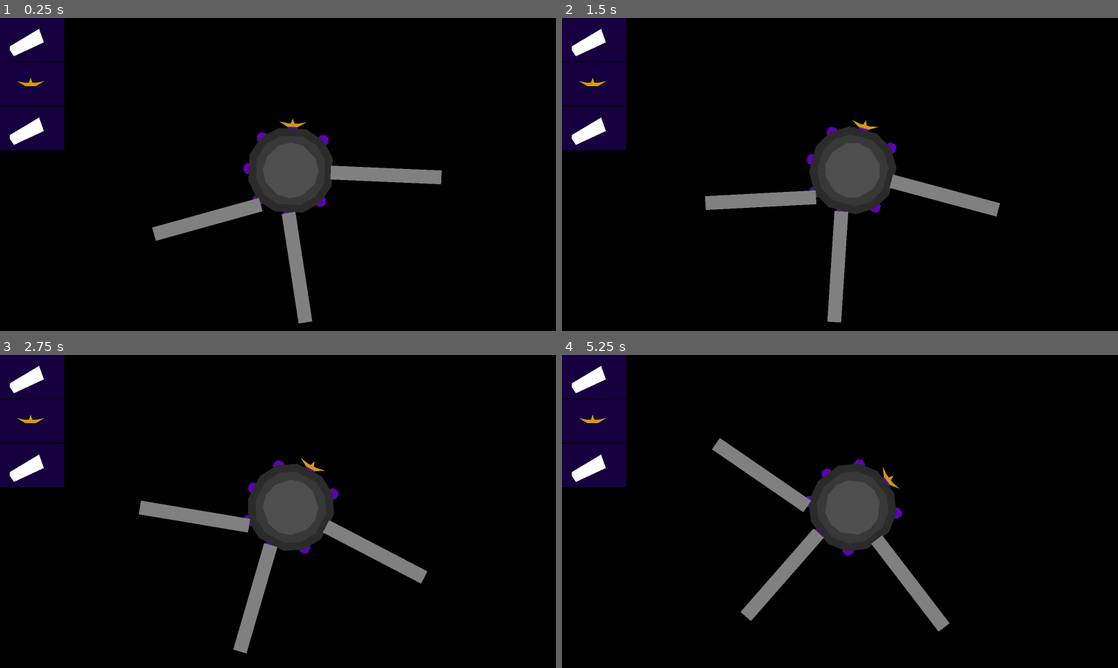
Above: before the commit, frames 1-4 (two rows, left to right).
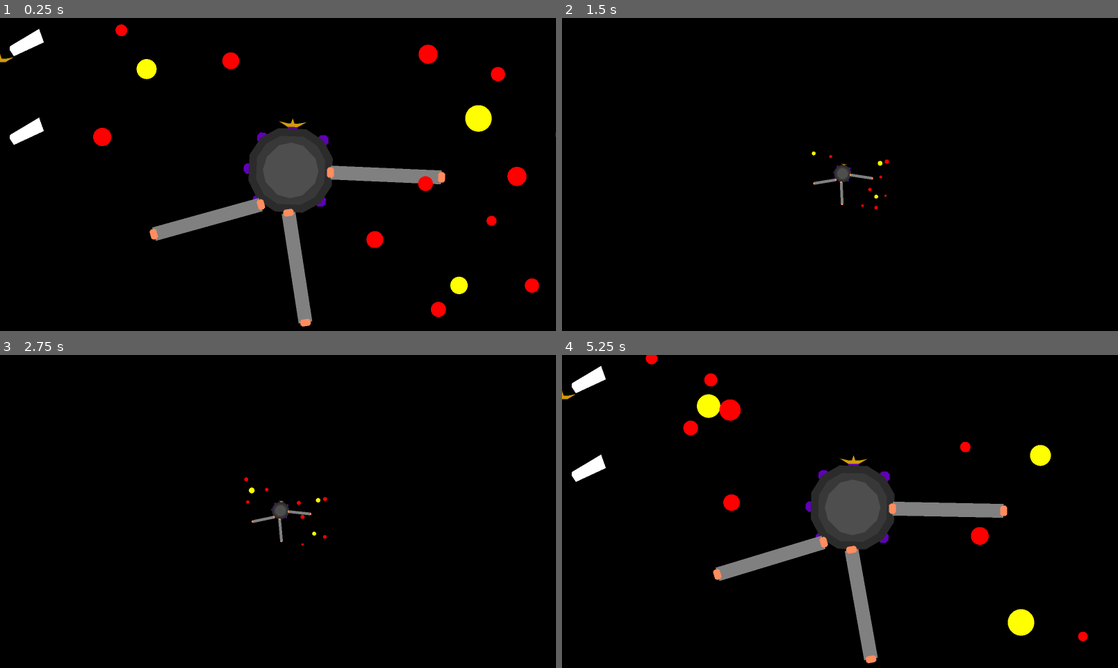
Above: after the commit, the same moments.

Repository: opensourceame/tins-2026
Game: Godot game, scene res://main.tscn
Two runs of this game, one before a commit and one after it. Both use one fixed random seed, a clock stepped at 60 frames per second and the inputs below.
Inputs (mouse positions are in pixels of both pictures, inside the frame that each line leads up to):
- Up to frame 1 (0.25 s): no input
- Up to frame 2 (1.5 s): tap Enter at 0.5 s; move the mouse to (962, 158) at 0.52 s; tap R at 0.6 s; click (962, 158) at 0.67 s; tap Z at 0.8 s; drag from (728, 190) to (862, 130) at 1.27 s
- Up to frame 3 (2.75 s): move the mouse to (333, 442) at 2.02 s; tap R at 2.1 s; click (333, 442) at 2.17 s; tap Z at 2.3 s
- Up to frame 4 (5.25 s): drag from (812, 574) to (817, 486) at 2.77 s; move the mouse to (1006, 558) at 3.52 s; tap R at 3.6, 5.1 s; click (1006, 558) at 3.67 s; tap Z at 3.8 s; drag from (673, 464) to (823, 536) at 4.27 s; move the mouse to (867, 511) at 5.02 s; click (867, 511) at 5.17 s

The runs differ from the first frame. In frame 1, 6.6% of the frame differs, in the area x 0-100%, y 0-99%; in frame 2, 11%; in frame 3, 11%; in frame 4, 12%, in the area x 0-95%, y 0-99%.

Commit message:
working on planets

Diff:
--- /dev/null
+++ b/habitat.gd
@@ -0,0 +1,67 @@
+class_name Habitat
+extends Node2D
+
+const SNAP_DISTANCE: float = 48.0
+
+@onready var drag_handle_left: Area2D = $DragHandleLeft
+@onready var drag_handle_right: Area2D = $DragHandleRight
+
+var dragging: bool = false
+var active_handle_is_left: bool = false
+
+func _ready():
+    drag_handle_left.input_event.connect(_on_handle_input.bind(true))
+    drag_handle_right.input_event.connect(_on_handle_input.bind(false))
+
+func _on_handle_input(viewport: Node, event: InputEvent, shape_idx: int, is_left: bool):
+    if event is InputEventMouseButton and event.button_index == MOUSE_BUTTON_LEFT:
+        if event.pressed:
+            dragging = true
+            active_handle_is_left = is_left
+        elif dragging:
+            dragging = false
+            try_snap()
+
+func _input(event: InputEvent):
+    if dragging and event is InputEventMouseMotion:
+        var mouse_global = get_global_mouse_position()
+        var angle_to_mouse = (mouse_global - global_position).angle()
+        if active_handle_is_left:
+            rotation = angle_to_mouse - PI
+        else:
+            rotation = angle_to_mouse
+
+func try_snap():
+    var handle_pos = _get_active_handle_global_position()
+    var anchors = _get_anchors()
+    if anchors.is_empty():
+        return
+
+    var best_anchor = null
+    var best_dist = SNAP_DISTANCE
+
+    for anchor in anchors:
+        var d = handle_pos.distance_to(anchor.global_position)
+        if d < best_dist:
+            best_dist = d
+            best_anchor = anchor
+
+    if best_anchor:
+        var angle_to_anchor = (best_anchor.global_position - global_position).angle()
+        if active_handle_is_left:
+            rotation = angle_to_anchor - PI
+        else:
+            rotation = angle_to_anchor
+
+func _get_active_handle_global_position() -> Vector2:
+    var offset = Vector2(-480.0, 0.0) if active_handle_is_left else Vector2(480.0, 0.0)
+    return global_position + offset.rotated(rotation)
+
+func _get_anchors() -> Array:
+    var parent = get_parent()
+    if not parent:
+        return []
+    var anchors_node = parent.get_node_or_null("Anchors")
+    if not anchors_node:
+        return []
+    return anchors_node.get_children()
--- a/habitat.tscn
+++ b/habitat.tscn
@@ -1,9 +1,12 @@
 [gd_scene format=3 uid="uid://cuurv4iclj7d"]
+
+[ext_resource type="Script" path="res://habitat.gd" id="1_dtqah"]
 
 [sub_resource type="RectangleShape2D" id="RectangleShape2D_15mlb"]
 size = Vector2(64, 128)
 
 [node name="Habitat" type="Node2D" unique_id=1005623594]
+script = ExtResource("1_dtqah")
 scale = Vector2(0.49815243, 0.49815243)
 
 [node name="LivingTube" type="Polygon2D" parent="." unique_id=1545004563]
@@ -16,8 +19,17 @@
 position = Vector2(-480, 0)
 shape = SubResource("RectangleShape2D_15mlb")
 
+[node name="Attach" type="Polygon2D" parent="DragHandleLeft" unique_id=1312461050]
+color = Color(1, 0.5558862, 0.3762919, 1)
+polygon = PackedVector2Array(-546.0176, -32.118683, -529.95825, -48.178024, -497.8396, -48.178024, -481.78024, -32.118683, -481.78024, 32.118683, -497.8396, 48.178024, -529.95825, 48.178024, -546.0176, 32.118683)
+
 [node name="DragHandleRight" type="Area2D" parent="." unique_id=653274782]
 
 [node name="CollisionShape2D" type="CollisionShape2D" parent="DragHandleRight" unique_id=1766758699]
 position = Vector2(480, 0)
 shape = SubResource("RectangleShape2D_15mlb")
+
+[node name="Attach" type="Polygon2D" parent="DragHandleRight" unique_id=1964314421]
+position = Vector2(1027.7979, 0)
+color = Color(1, 0.5558862, 0.3762919, 1)
+polygon = PackedVector2Array(-546.0176, -32.118683, -529.95825, -48.178024, -497.8396, -48.178024, -481.78024, -32.118683, -481.78024, 32.118683, -497.8396, 48.178024, -529.95825, 48.178024, -546.0176, 32.118683)
--- a/hud.tscn
+++ b/hud.tscn
@@ -33,16 +33,7 @@
 [node name="PlaceItem4" parent="Container/VBoxContainer" unique_id=645623417 instance=ExtResource("1_64ctp")]
 layout_mode = 2
 
-[node name="CenterContainer" type="CenterContainer" parent="Container/VBoxContainer/PlaceItem4" unique_id=950564779]
-layout_mode = 1
-anchors_preset = 15
-anchor_right = 1.0
-anchor_bottom = 1.0
-grow_horizontal = 2
-grow_vertical = 2
-
-[node name="DetectorDish" parent="Container/VBoxContainer/PlaceItem4/CenterContainer" unique_id=1305556712 instance=ExtResource("1_37p78")]
-position = Vector2(141, 110)
+[node name="DetectorDish" parent="Container/VBoxContainer/PlaceItem4" unique_id=1305556712 instance=ExtResource("1_37p78")]
 
 [node name="PlaceItem5" parent="Container/VBoxContainer" unique_id=1201600971 instance=ExtResource("1_64ctp")]
 layout_mode = 2
--- a/hud/place_item.tscn
+++ b/hud/place_item.tscn
@@ -1,15 +1,10 @@
 [gd_scene format=3 uid="uid://cvdw12drwoc02"]
 
-[node name="PlaceItem" type="Control" unique_id=75211346]
+[node name="PlaceItem" type="CenterContainer" unique_id=1553372442]
 custom_minimum_size = Vector2(200, 200)
-layout_mode = 3
-anchors_preset = 0
+offset_right = 200.0
+offset_bottom = 200.0
 
 [node name="ColorRect" type="ColorRect" parent="." unique_id=675083117]
-layout_mode = 1
-anchors_preset = 15
-anchor_right = 1.0
-anchor_bottom = 1.0
-grow_horizontal = 2
-grow_vertical = 2
+layout_mode = 2
 color = Color(0.08974079, 0.000106393025, 0.25213423, 1)
--- a/main.gd
+++ b/main.gd
@@ -4,7 +4,7 @@
 @onready var world: CanvasLayer = $World
 @onready var hud: CanvasLayer = $HUD
 
-const ZOOM_OUT_SCALE: float = 0.1
+const ZOOM_OUT_SCALE: float = 0.2
 const ZOOM_TIME: float = 0.3
 
 var zoomed_out: bool = false
@@ -17,16 +17,19 @@
     center = get_viewport().get_visible_rect().size * 0.5
 
 func _input(event: InputEvent):
-    if event is InputEventKey and event.keycode == KEY_Z and event.pressed != zoomed_out:
-        zoomed_out = event.pressed
-        if tween and tween.is_valid():
-            tween.kill()
-        tween = create_tween()
-        tween.set_parallel(true)
-        var s = ZOOM_OUT_SCALE if zoomed_out else 1.0
-        tween.tween_property(world, "scale", Vector2(s, s), ZOOM_TIME)
-        tween.tween_property(world, "offset", center * (1.0 - s), ZOOM_TIME)
-        tween.tween_callback(toggle_hud)
+    if event is InputEventKey and event.pressed:
+        if event.keycode == KEY_R:
+            get_tree().reload_current_scene()
+        if event.keycode == KEY_Z:
+            zoomed_out = not zoomed_out
+            if tween and tween.is_valid():
+                tween.kill()
+            tween = create_tween()
+            tween.set_parallel(true)
+            var s = ZOOM_OUT_SCALE if zoomed_out else 1.0
+            tween.tween_property(world, "scale", Vector2(s, s), ZOOM_TIME)
+            tween.tween_property(world, "offset", center * (1.0 - s), ZOOM_TIME)
+            tween.tween_callback(toggle_hud)
 
 
 func toggle_hud():
--- a/main.tscn
+++ b/main.tscn
@@ -17,25 +17,28 @@
 
 [node name="Habitat" parent="World/Spica" unique_id=1005623594 instance=ExtResource("3_h2yge")]
 position = Vector2(440, 2)
+script = null
 
 [node name="Habitat2" parent="World/Spica" unique_id=1203981135 instance=ExtResource("3_h2yge")]
 position = Vector2(49, 446)
 rotation = 1.3736713
+script = null
 
 [node name="Habitat3" parent="World/Spica" unique_id=408869750 instance=ExtResource("3_h2yge")]
 position = Vector2(-373, 242)
 rotation = -0.31415927
+script = null
 
 [node name="SolarSystem" parent="World" unique_id=210242942 instance=ExtResource("4_lquwl")]
-position = Vector2(-451, -367)
+position = Vector2(675, 235)
 
 [node name="SolarSystem2" parent="World" unique_id=1570619885 instance=ExtResource("4_lquwl")]
-position = Vector2(1890, -616)
+position = Vector2(2203, 462)
 
 [node name="SolarSystem3" parent="World" unique_id=500073210 instance=ExtResource("4_lquwl")]
-position = Vector2(2212, 2425)
+position = Vector2(2113.5208, 1230.3383)
 
-[node name="BroadcastingComponent" parent="World/SolarSystem3" unique_id=816191014 instance=ExtResource("5_7mycd")]
+[node name="BroadcastingComponent2" parent="World/SolarSystem3" unique_id=816191014 instance=ExtResource("5_7mycd")]
 
 [node name="Camera2D" type="Camera2D" parent="." unique_id=681715049]
 position = Vector2(1337.2241, 703.71356)
--- /dev/null
+++ b/planet.gd
@@ -0,0 +1,2 @@
+class_name Planet
+extends Node2D
--- /dev/null
+++ b/planet.tscn
@@ -0,0 +1,14 @@
+[gd_scene format=3 uid="uid://dn2dy542e5hg4"]
+
+[ext_resource type="Script" uid="uid://ctmw6fdfmlxjq" path="res://planet.gd" id="1_1odxm"]
+
+[sub_resource type="RectangleShape2D" id="RectangleShape2D_hbvo3"]
+size = Vector2(128, 128)
+
+[node name="Planet" type="Node2D" unique_id=1028212328]
+script = ExtResource("1_1odxm")
+
+[node name="DetectArea" type="Area2D" parent="." unique_id=330385794]
+
+[node name="CollisionShape2D" type="CollisionShape2D" parent="DetectArea" unique_id=877450189]
+shape = SubResource("RectangleShape2D_hbvo3")
--- a/solar_system.gd
+++ b/solar_system.gd
@@ -1,5 +1,7 @@
 class_name SolarSystem
 extends Node2D
+
+signal planets_generated
 
 var rotation_speed = 4.0
 
@@ -14,6 +16,7 @@
 func _ready():
     add_sun()
     add_planets()
+    planets_generated.emit()
     queue_redraw()
 
 func _physics_process(delta: float) -> void:
@@ -39,6 +42,7 @@
 
         var distance = randf_range(MIN_DISTANCE, MAX_DISTANCE)
 
+
         planets.append({
             "pos": Vector2.RIGHT.rotated(angle) * distance,
             "size": randi_range(MIN_SIZE, MAX_SIZE),
--- a/solar_system.tscn
+++ b/solar_system.tscn
@@ -1,6 +1,9 @@
 [gd_scene format=3 uid="uid://sckxa40vknyj"]
 
 [ext_resource type="Script" uid="uid://u17rranwqomq" path="res://solar_system.gd" id="1_hbvo3"]
+[ext_resource type="PackedScene" uid="uid://dn2dy542e5hg4" path="res://planet.tscn" id="2_hp4wh"]
 
 [node name="SolarSystem" type="Node2D" unique_id=210242942]
 script = ExtResource("1_hbvo3")
+
+[node name="Planet" parent="." unique_id=1028212328 instance=ExtResource("2_hp4wh")]
--- a/solar_system/broadcasting_component.gd
+++ b/solar_system/broadcasting_component.gd
@@ -2,23 +2,30 @@
 extends Node2D
 
 const MAX_RADIUS = 500
+const GAP = 20
+const SPEED = 60
 
-var planet
+var planet_data
 var radius = 0
 
 func _ready():
-    await get_parent().add_planets
+    if get_parent().planets.is_empty():
+        await get_parent().planets_generated
 
-    planet = get_parent().planets.pick_random()
+    var planets = get_parent().planets.slice(1)
+    if planets.is_empty():
+        return
+    planet_data = planets.pick_random()
 
 func _physics_process(delta: float) -> void:
+    radius += SPEED * delta
+    if radius > MAX_RADIUS:
+        radius = 0
     queue_redraw()
 
 func _draw():
-    if not planet:
+    if not planet_data:
         return
 
-    for i in range(5):
-        var r = i * 10
-
-        draw_circle(planet.position, radius, Color.DARK_GRAY)
+    for r in range(0, radius, GAP):
+        draw_circle(planet_data.pos, r, Color(0.268, 0.268, 0.268, 1.5 - 1.0 * radius / MAX_RADIUS), false, 1)
Not shown, added: habitat.gd.uid
Not shown, added: planet.gd.uid
